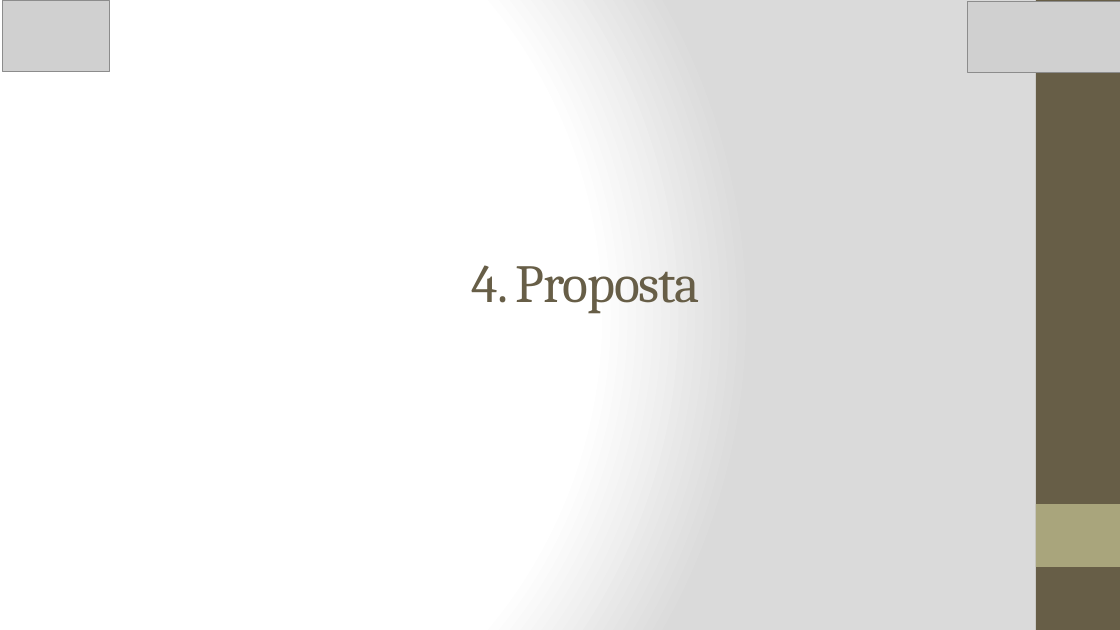
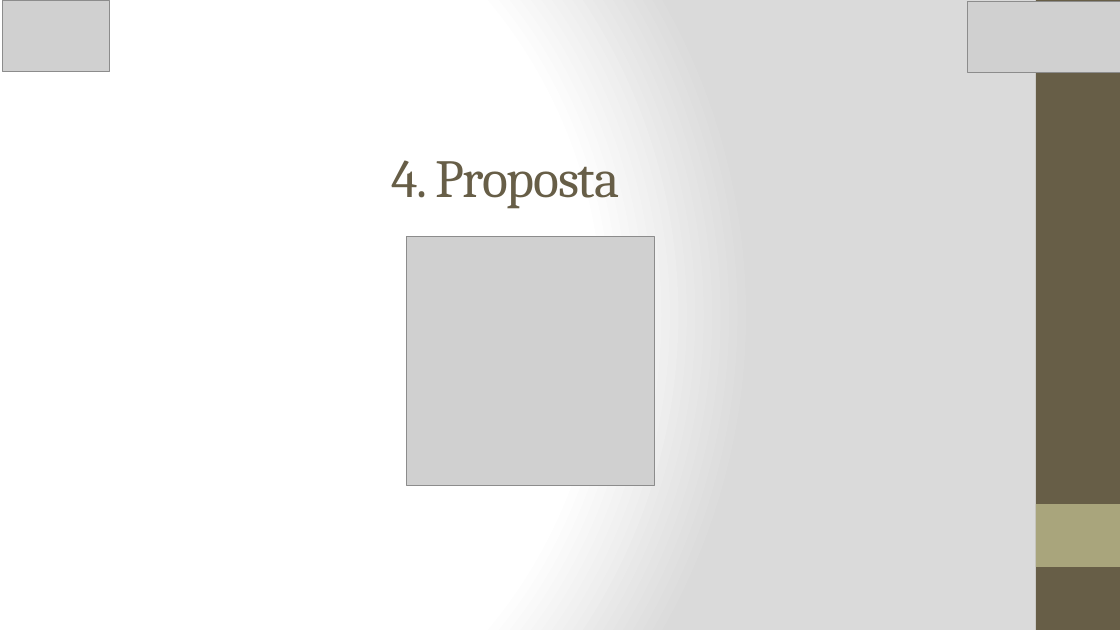
Before and after one commit to marlonscastro/estagiotcc, a slide deck: slide 7 of Apresentação_PPT.pptx (slide 21 before the commit). Drawn at 1120x630 pixels with LibreOffice and Linux fonts; fonts in the diff are those of the drawing; grey boxes stand for pictures. Boxes give left, top, right and bottom in pixels: in the first picture for what was removed or moved away, otherwise in the second. Text is boxed around its words. In the diff, an @@ line names an element or a change of style, - is before the commit and + after.

```diff
--- a/Apresentação_PPT.pptx
+++ b/Apresentação_PPT.pptx
@@ title "4. Proposta": place and size @@
-title "4. Proposta" at (472, 265, 700, 314)
+title "4. Proposta" at (391, 160, 619, 209)
@@ picture added at (407, 237, 655, 485) @@
```
Also in this commit, not shown: 5 other slides changed, 3 slides added, 21 slides removed, 3 other files.
